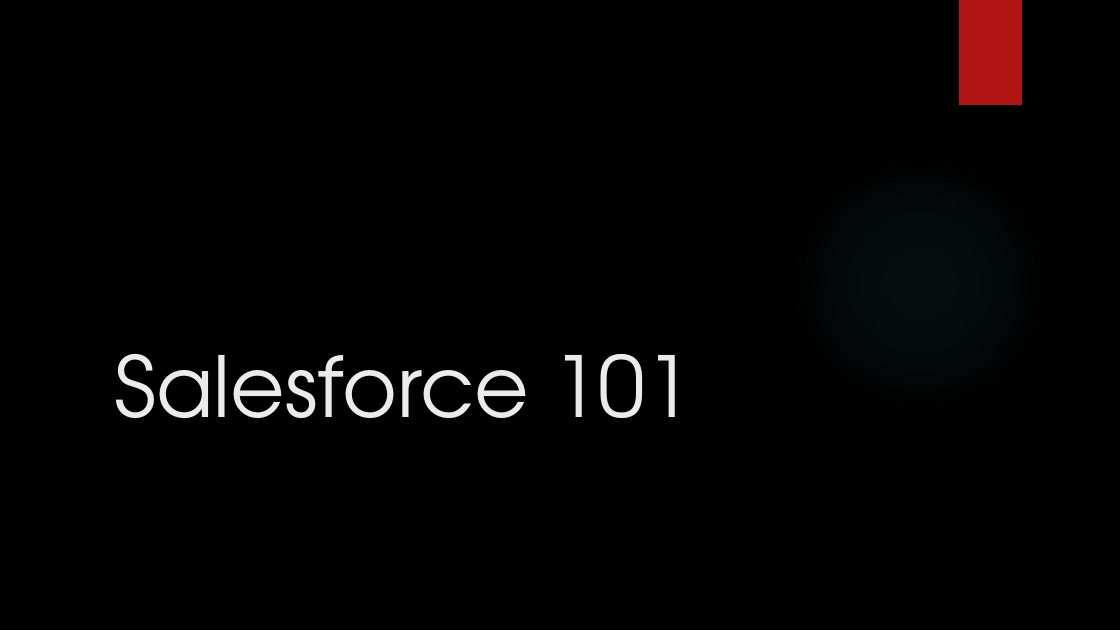
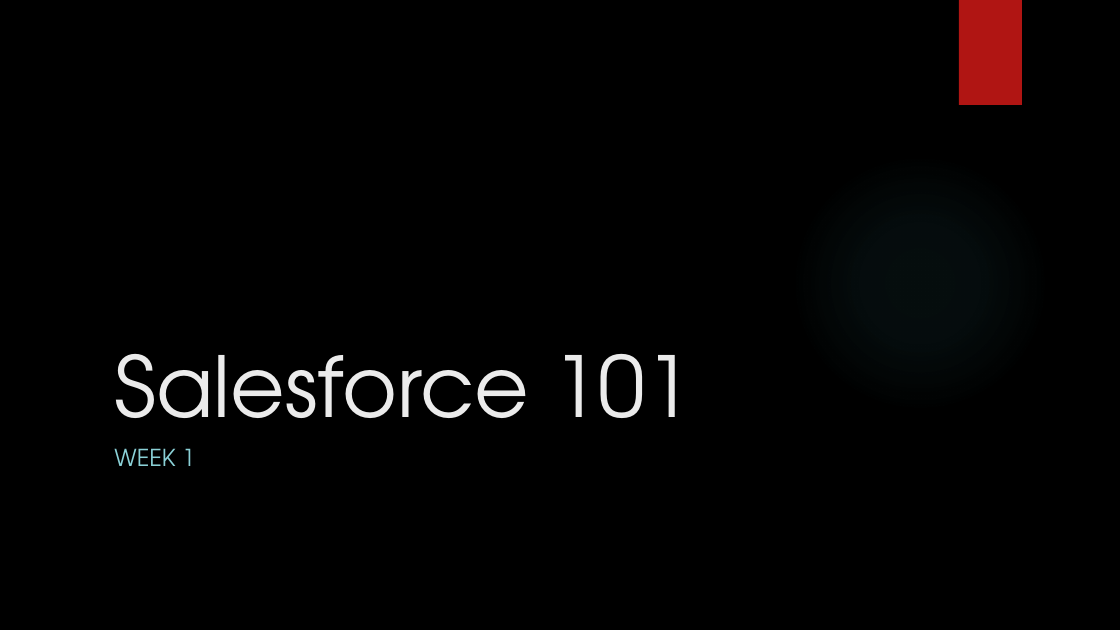
Before and after one commit to ChristianLinenko/Salesforce101, a slide deck: slide 1 of Week 1/Lecture - Week 1.pptx. Drawn at 1120x630 pixels with LibreOffice and Linux fonts; fonts in the diff are those of the drawing; background and template pictures are left out. Boxes give left, top, right and bottom in pixels: in the first picture for what was removed or moved away, otherwise in the second. Text is boxed around its words. In the diff, an @@ line names an element or a change of style, - is before the commit and + after.

```diff
--- a/Week 1/Lecture - Week 1.pptx
+++ b/Week 1/Lecture - Week 1.pptx
@@ subtitle added at (114, 448, 195, 466), 20 pt, text #8AD0D6 @@
+WEEK 1
```
